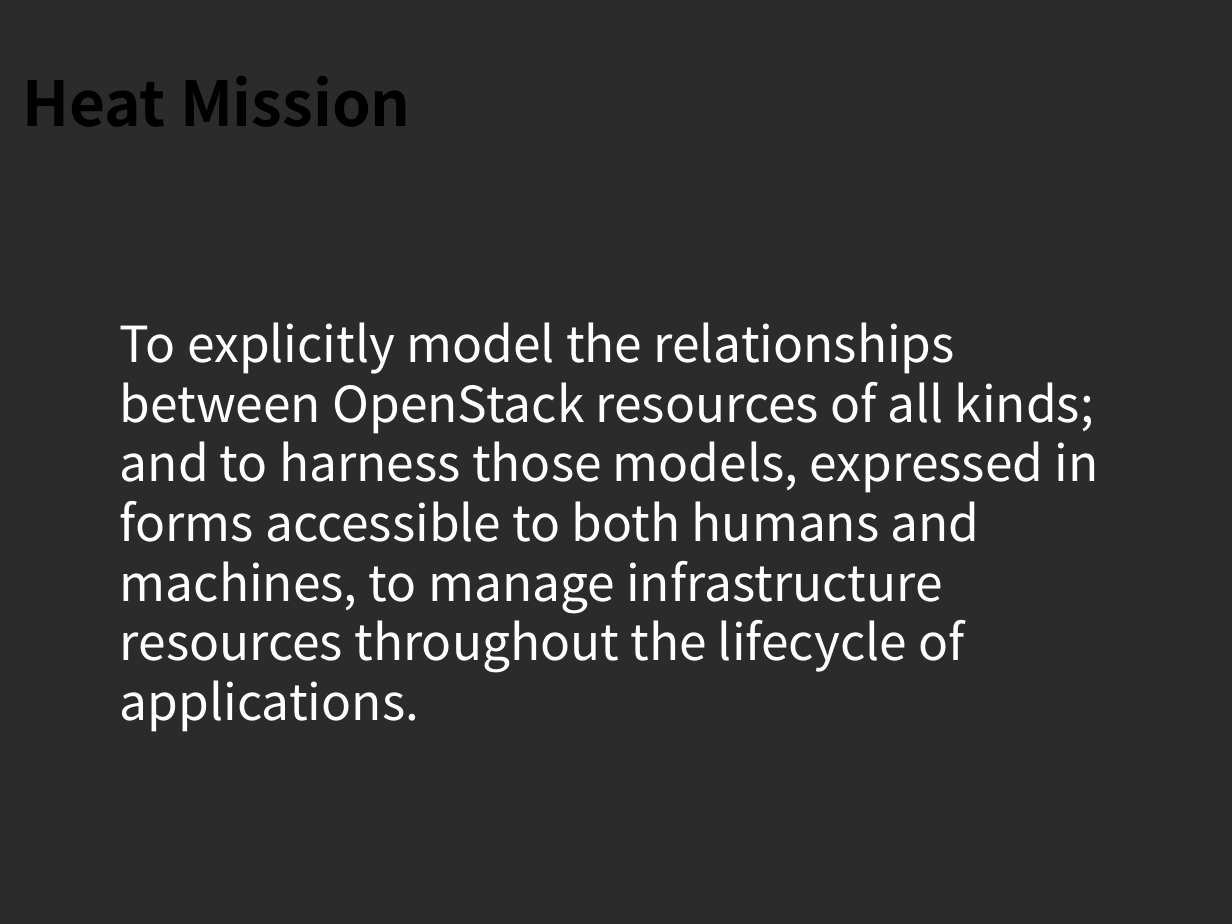
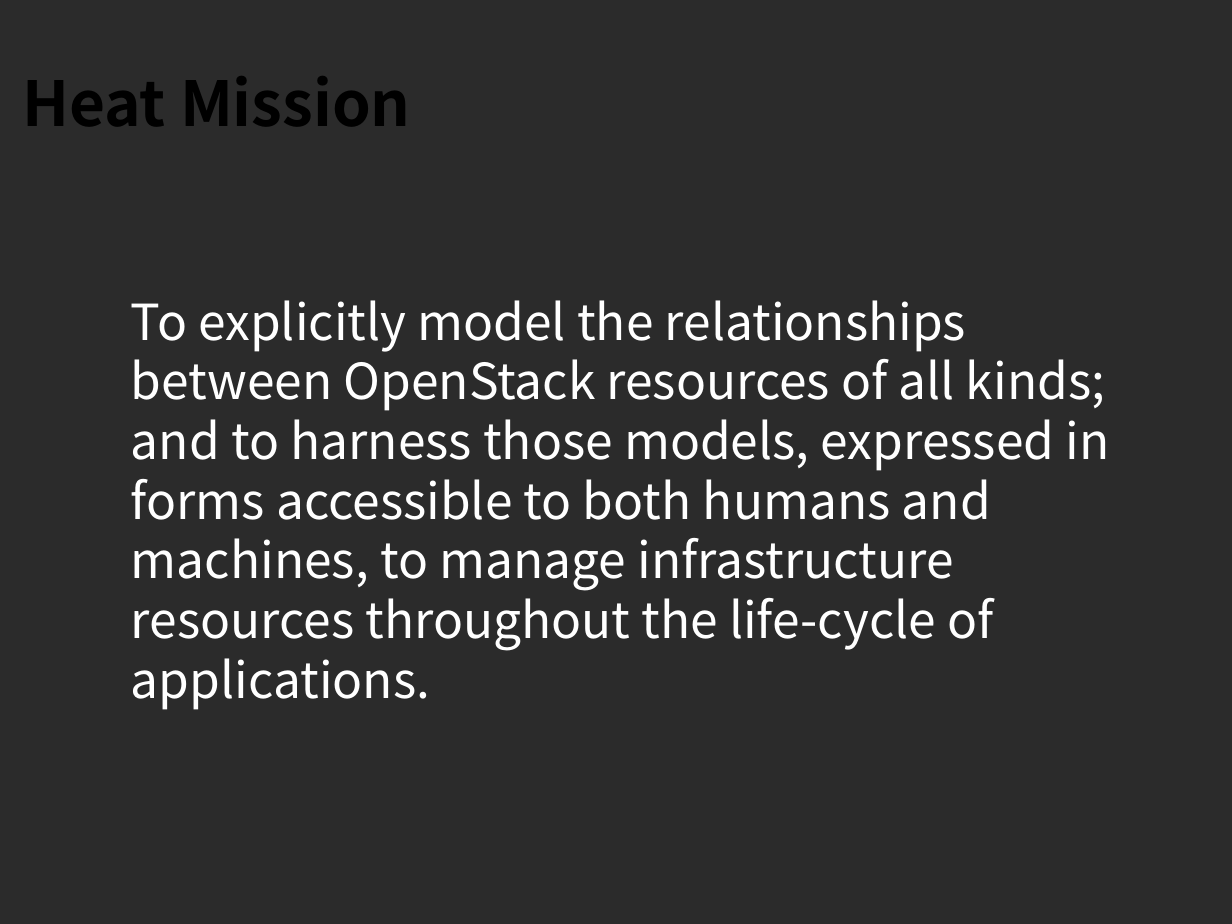
Before and after one commit to sdake/slides, a slide deck: slide 2 of sdake-cloudopen-heat-2013-09/heat-cloudopen-final.odp. Drawn at 1232x924 pixels with LibreOffice and Linux fonts; fonts in the diff are those of the drawing; background and template pictures are left out; a plain dark background stands for a picture behind light text. Boxes give left, top, right and bottom in pixels: in the first picture for what was removed or moved away, otherwise in the second. Text is boxed around its words. In the diff, an @@ line names an element or a change of style, - is before the commit and + after.

```diff
--- a/sdake-cloudopen-heat-2013-09/heat-cloudopen-final.odp
+++ b/sdake-cloudopen-heat-2013-09/heat-cloudopen-final.odp
@@ text at bbox=[131, 300, 1110, 710]: text changed @@
-To explicitly model the relationships between OpenStack resources of all kinds; and to harness those models, expressed in forms accessible to both humans and machines, to manage infrastructure resources throughout the lifecycle of applications.
+To explicitly model the relationships between OpenStack resources of all kinds; and to harness those models, expressed in forms accessible to both humans and machines, to manage infrastructure resources throughout the life-cycle of applications.
```
Also in this commit, not shown: 8 other slides changed, 8 slides added, 4 slides removed, 2 other files.
